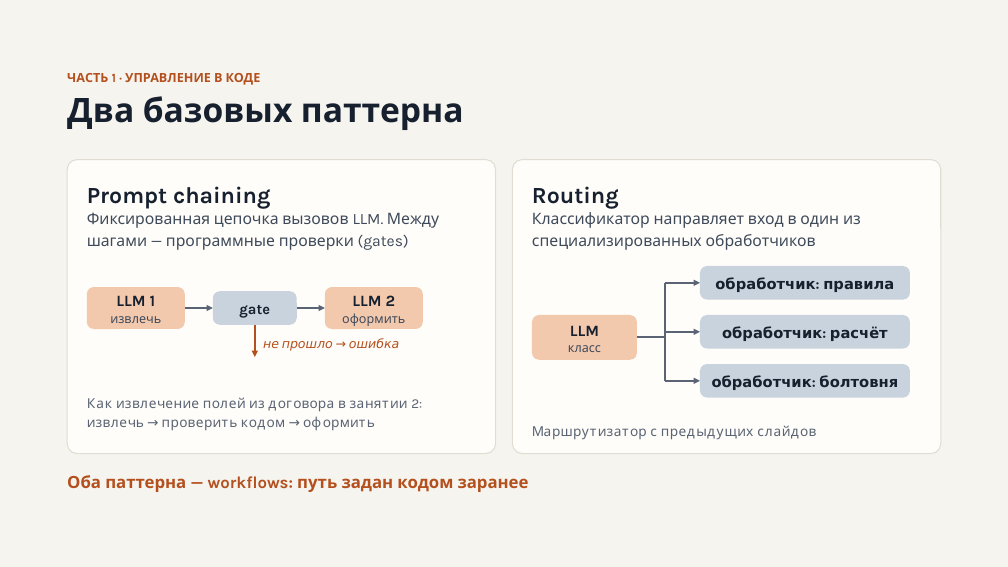
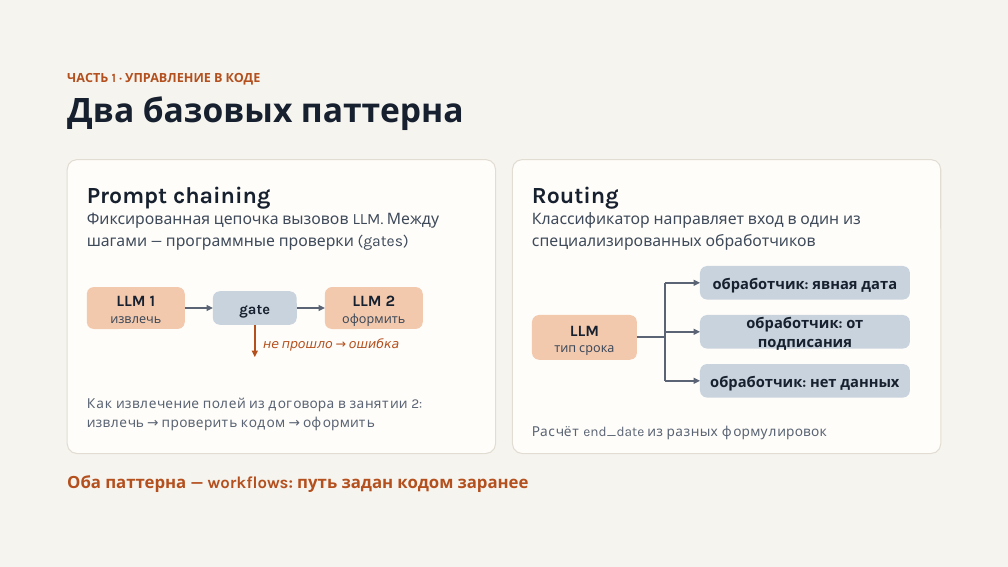
Before and after one commit to chernyatiev/llm_apps_course, a slide deck: slide 9 of lesson_4/Управление потоком исполнения LLM приложения.pptx. Drawn at 1008x567 pixels with LibreOffice and Linux fonts; fonts in the diff are those of the drawing. Boxes give left, top, right and bottom in pixels: in the first picture for what was removed or moved away, otherwise in the second. Text is boxed around its words. In the diff, an @@ line names an element or a change of style, - is before the commit and + after.

```diff
--- a/lesson_4/Управление потоком исполнения LLM приложения.pptx
+++ b/lesson_4/Управление потоком исполнения LLM приложения.pptx
@@ text in rounded rectangle at (713,278,897,293): text changed @@
-обработчик: правила
+обработчик: явная дата
@@ text in rounded rectangle at (746,317,863,352): text changed @@
-обработчик: расчёт
+обработчик: от подписания
@@ text in rounded rectangle at (554,345,614,355): text changed @@
-класс
+тип срока
@@ text in rounded rectangle at (710,376,899,391): text changed @@
-обработчик: болтовня
+обработчик: нет данных
@@ text at (532,426,718,439): text changed @@
-Маршрутизатор с предыдущих слайдов
+Расчёт end_date из разных формулировок
```
Also in this commit, not shown: 3 other slides changed, 1 slide added, 1 slide removed, 12 other files.
